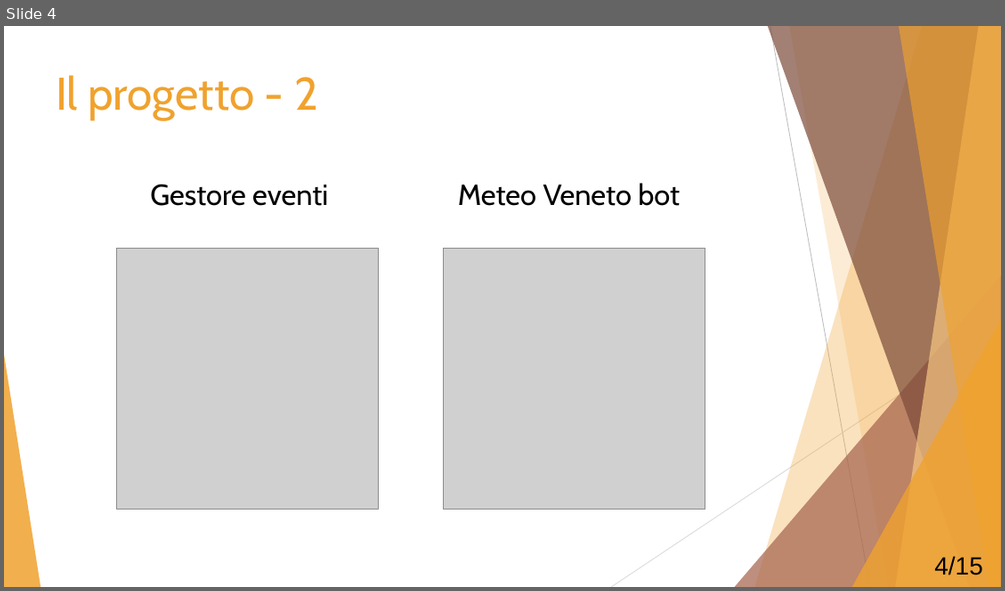
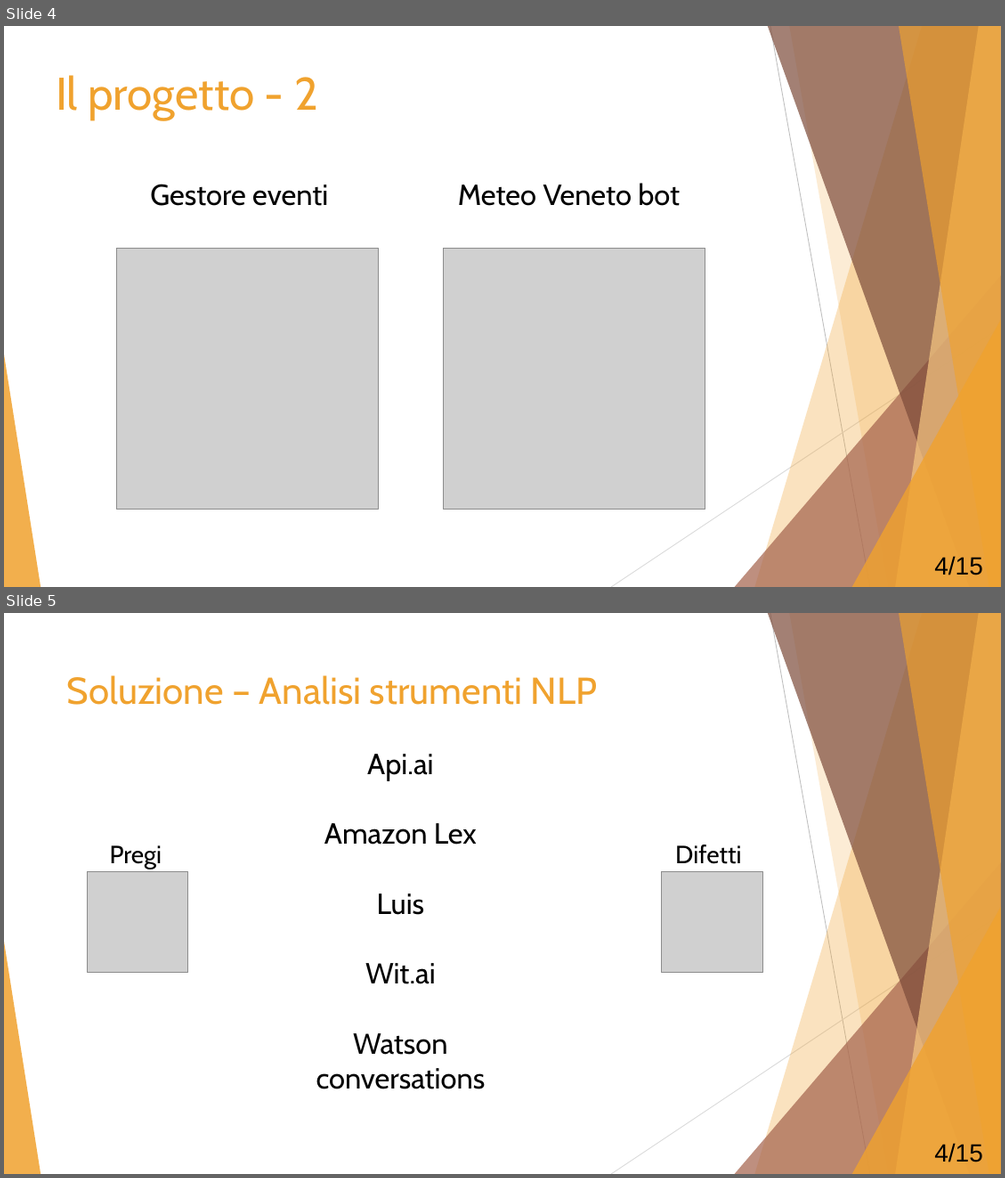
Before and after one commit to Mou95/Tesi, a slide deck: Presentazione_tesi.pptx. Shown one above the other, each under a label of ours: slide 4 before the commit, slides 4 and 5 after it. The pictures are 1005x591 and 1005x1178 pixels, drawn with LibreOffice and Linux fonts; fonts in the diff are those of the drawing; grey boxes stand for pictures. Boxes give left, top, right and bottom in pixels: in the first picture for what was removed or moved away, otherwise in the second. Text is boxed around its words. In the diff, an @@ line names an element or a change of style, - is before the commit and + after.

```diff
--- a/Presentazione_tesi.pptx
+++ b/Presentazione_tesi.pptx
@@ slide 5 added at bbox=[4, 613, 1001, 1174], background #FFFFFF; not listed: 10 template elements that a slide beside it also shows @@
@@ title added at bbox=[67, 675, 598, 705], 36 pt, text #F0A22E @@
+Soluzione – Analisi strumenti NLP
@@ text added at bbox=[316, 754, 485, 1089], 28 pt, text #000000 @@
+Api.ai
+Amazon Lex
+Luis
+Wit.ai
+Watson conversations
@@ text added at bbox=[110, 845, 162, 868], 24 pt, text #000000 @@
+Pregi
@@ text added at bbox=[675, 844, 741, 864], 24 pt, text #000000 @@
+Difetti
@@ picture added at bbox=[88, 872, 189, 973] @@
@@ picture added at bbox=[662, 872, 763, 973] @@
@@ text added at bbox=[934, 1143, 982, 1162], 24 pt, text #000000 @@
+4/15
```
Also in this commit, not shown: 3 slides changed, 4 other slides added, 2 slides removed, 9 other files.
